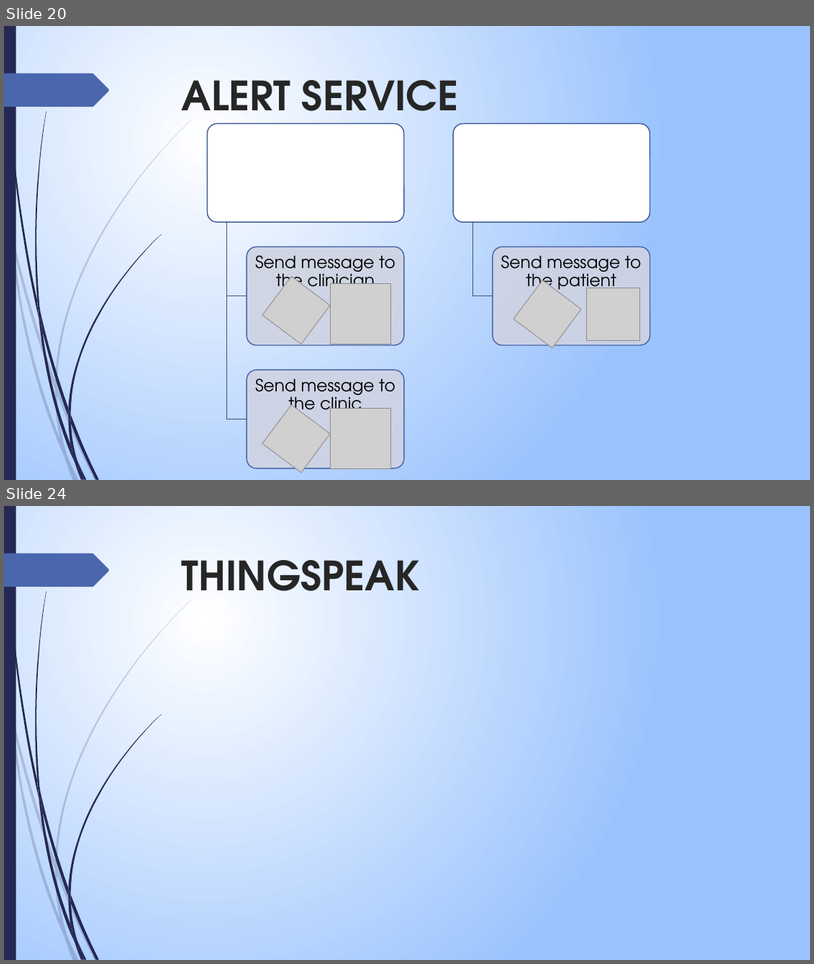
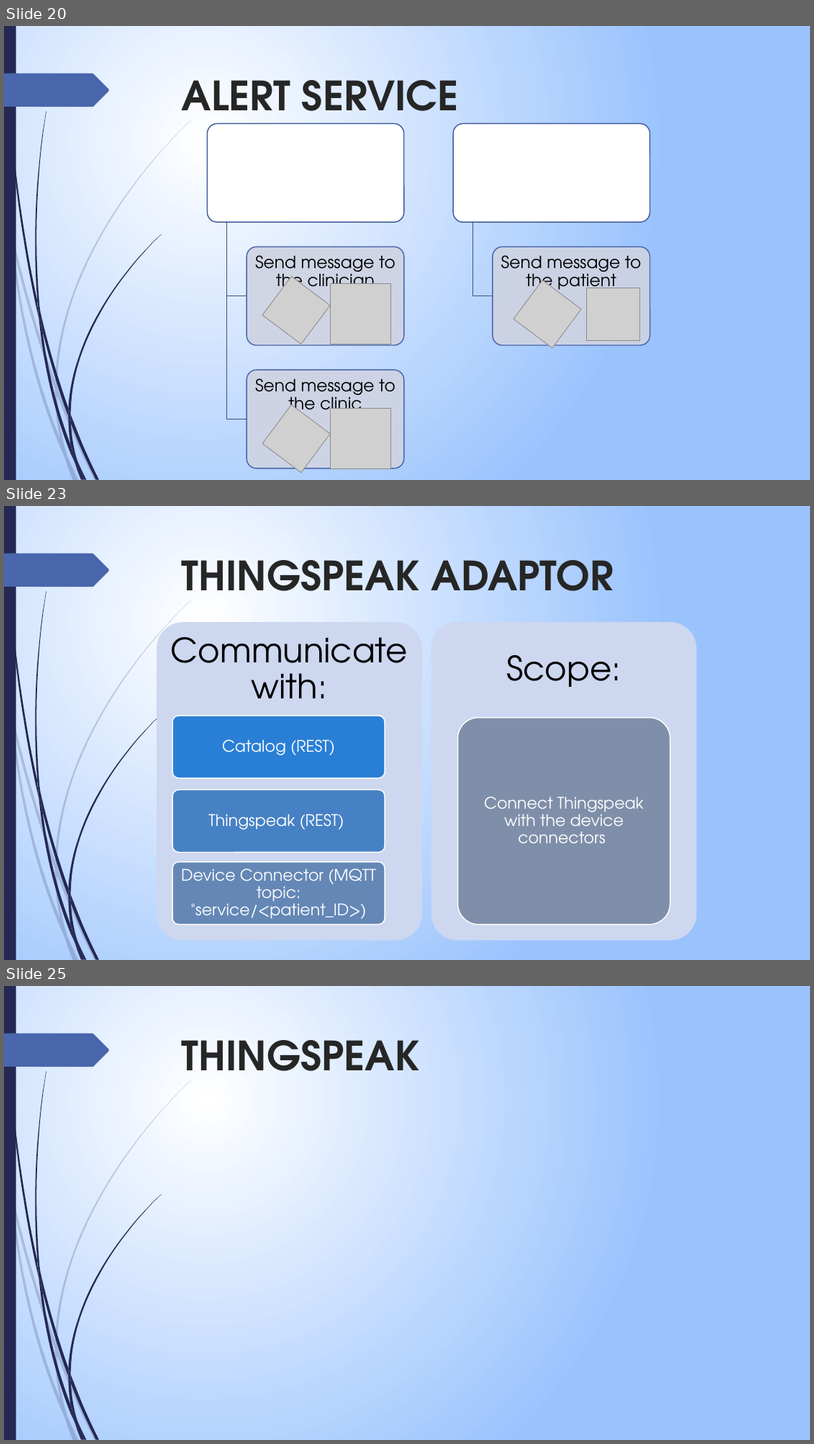
Before and after one commit to edo98811/IoT_project, a slide deck: Documenti/progetto_finale_last.pptx. Shown one above the other, each under a label of ours: slides 20 and 24 before the commit, slides 20, 23 and 25 after it; the slides between them are not shown. The pictures are 814x964 and 814x1444 pixels, drawn with LibreOffice and Linux fonts; fonts in the diff are those of the drawing; grey boxes stand for pictures. Boxes give left, top, right and bottom in pixels: in the first picture for what was removed or moved away, otherwise in the second. Text is boxed around its words. In the diff, an @@ line names an element or a change of style, - is before the commit and + after.

```diff
--- a/Documenti/progetto_finale_last.pptx
+++ b/Documenti/progetto_finale_last.pptx
@@ slide 23 added at <box>4,506,810,960</box>, background gradient #FFFFFF to #9BC3FE; not listed: 24 template elements that a slide beside it also shows @@
@@ title added at <box>182,560,614,591</box>, 48 pt, text #262626, bold @@
+THINGSPEAK ADAPTOR
@@ group added at <box>157,622,697,940</box>: 6 rounded rectangles, 6 texts @@
+Communicate with:
+Catalog (REST)
+Thingspeak (REST)
+Device Connector (MQTT topic: "service/<patient_ID>)
+Scope:
+Connect Thingspeak with the device connectors
@@ what was slide 24 is now slide 25 @@
```
Also in this commit, not shown: 8 slides changed.
